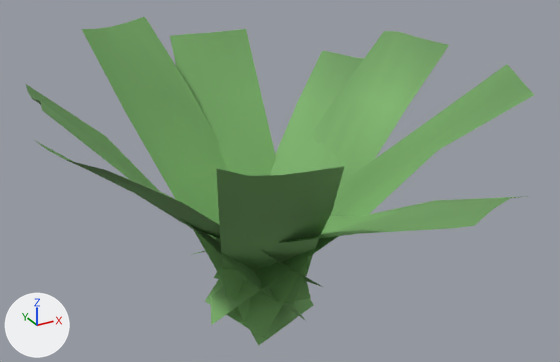
Before and after pictures for a commit that changed the glTF model content/models/nature/ferns-v01.glb.
One viewpoint serves both versions: a 50 mm camera at (-1.105, -1.97, 1.551) aimed at (-0.002, 0.035, 0.549). Every picture has the same lights, and +X, +Y and +Z are marked at lower left. The first picture is the older version.

Names of what the first picture shows: 'ferns'.
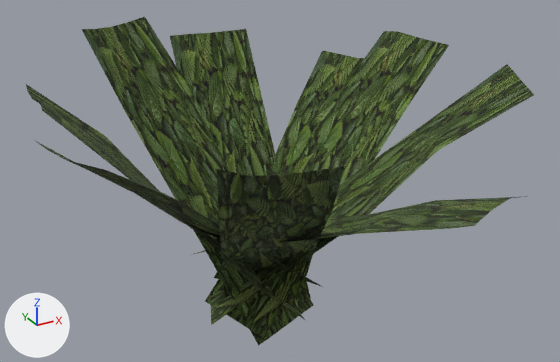
Boxes (x1, y1, x2, y2) around the edits, measured in the pictures (560 x 362 px):
```json
{"object": "ferns", "change": "surface changed, recoloured", "before": [26, 17, 534, 346], "after": [26, 17, 534, 346], "on screen": "darker"}
```

Edits to the scene script, one JSON object a line:
```json
{"op": "add", "block": "img_foliage_leaves_photo_v01", "code": ["img_foliage_leaves_photo_v01 = load_image('foliage-leaves-photo-v01', '_unpacked/foliage-leaves-photo-v01', 1254, 1254, 'sRGB')"]}
{"block": "mat_leaves", "where": "n0 = _N.new('ShaderNodeBsdfPrincipled'); n0.name = 'Principled BSDF'"}
{"op": "set", "path": "n0.inputs[2].default_value", "old": "0.72", "new": "0.92", "note": "'Roughness'"}
{"op": "add", "block": "mat_leaves", "code": "n3 = _N.new('ShaderNodeMix'); n3.name = 'Mix'"}
{"op": "add", "block": "mat_leaves", "code": "n3.data_type = 'RGBA'"}
{"op": "add", "block": "mat_leaves", "code": "n3.blend_type = 'MULTIPLY'"}
{"op": "add", "block": "mat_leaves", "code": "n3.inputs[0].default_value = 1.0  # 'Factor'"}
{"op": "add", "block": "mat_leaves", "code": "n4 = _N.new('ShaderNodeTexImage'); n4.name = 'Image Texture'"}
{"op": "add", "block": "mat_leaves", "code": "n4.image = img_foliage_leaves_photo_v01"}
{"block": "mat_leaves", "where": "n2 = _N.new('ShaderNodeVertexColor'); n2.name = 'Color Attribute'"}
{"op": "remove", "block": "mat_leaves", "code": "_L.new(n2.outputs[0], n0.inputs[0])  # 'Color' to 'Base Color'"}
{"op": "add", "block": "mat_leaves", "code": "_L.new(n3.outputs[2], n0.inputs[0])  # 'Result' to 'Base Color'"}
{"op": "add", "block": "mat_leaves", "code": "_L.new(n2.outputs[0], n3.inputs[7])  # 'Color' to 'B'"}
{"op": "add", "block": "mat_leaves", "code": "_L.new(n4.outputs[0], n3.inputs[6])  # 'Color' to 'A'"}
{"block": "me_ferns", "where": "me_ferns.from_pydata(...)  # 225 vertices, 288 faces; spans x -0.76..0.76, y -0.79..0.79, z 0.0..0.96"}
{"block": "me_ferns", "where": "# used by ob_ferns; location = (0.0, 0.0, 0.0)"}
{"block": "me_ferns", "change": "me_ferns part 1: 288 faces centred in x -0.68..0.67, y -0.69..0.72, z 0.08..0.88 are repainted in the vertex colours; the middle colour goes from green #76aa65 to white #ffffff"}
```
